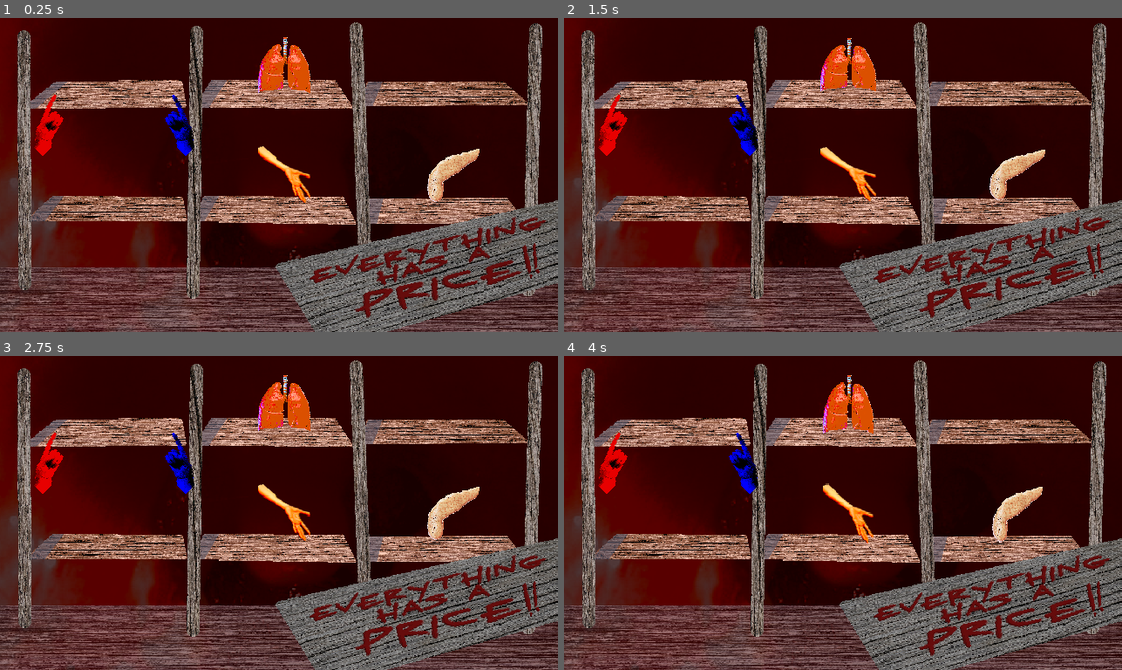
Above: before the commit, frames 1-4 (two rows, left to right).
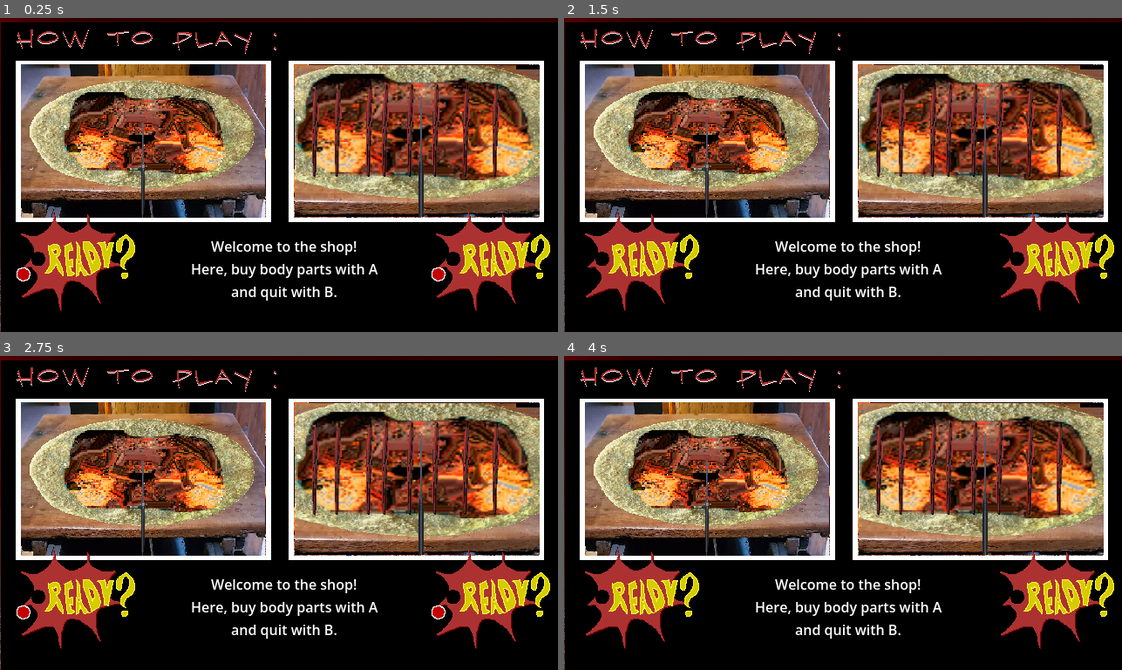
Above: after the commit, the same moments.

Repository: Fullbust505/GameJam2026
Game: Godot game, scene res://scenes/shop.tscn
Two runs of this game, one before a commit and one after it. Both use one fixed random seed, a clock stepped at 60 frames per second and the inputs below. This scene is started directly instead of the project's main scene.
Inputs:
- Up to frame 1 (0.25 s): no input
- Up to frame 2 (1.5 s): no input
- Up to frame 3 (2.75 s): no input
- Up to frame 4 (4 s): no input

The runs differ from the first frame. In frame 1, 95% of the frame differs, in the area x 0-100%, y 1-100%; in frame 2, 95%; in frame 3, 95%; in frame 4, 95%.
Error before the commit: Attempt to call function 'get_as_text' in base 'null instance' on a null instance. (res://scripts/shop.gd:62)

Commit message:
Added tuto for shop

Diff:
--- /dev/null
+++ b/monsieur-monstre-jeux/game_state.json
@@ -0,0 +1,89 @@
+{
+	"last_winner": "0",
+	"players": {
+		"p1": {
+			"bag": [
+				[
+					"arms",
+					300.0
+				],
+				[
+					"teeth",
+					300.0
+				],
+				[
+					"heart",
+					300.0
+				],
+				[
+					"eyes",
+					300.0
+				],
+				[
+					"Pancreas",
+					311.0
+				],
+				[
+					"Teeth",
+					319.0
+				],
+				[
+					"legs",
+					300
+				]
+			],
+			"money": 870.0,
+			"organ_number": 6.0,
+			"organs": {
+				"arms": false,
+				"eyes": false,
+				"heart": false,
+				"legs": false,
+				"lungs": false,
+				"pancreas": true,
+				"teeth": true
+			},
+			"score": 5.0
+		},
+		"p2": {
+			"bag": [
+				[
+					"arms",
+					300.0
+				],
+				[
+					"eyes",
+					300.0
+				],
+				[
+					"heart",
+					300.0
+				],
+				[
+					"lungs",
+					300.0
+				],
+				[
+					"legs",
+					300.0
+				],
+				[
+					"Legs",
+					171.0
+				]
+			],
+			"money": 1329.0,
+			"organ_number": 6.0,
+			"organs": {
+				"arms": false,
+				"eyes": false,
+				"heart": false,
+				"legs": false,
+				"lungs": true,
+				"pancreas": true,
+				"teeth": false
+			},
+			"score": 5.0
+		}
+	}
+}
--- a/monsieur-monstre-jeux/scenes/cam_template.tscn
+++ b/monsieur-monstre-jeux/scenes/cam_template.tscn
@@ -132,31 +132,6 @@
 scale = Vector2(0.01, -1)
 texture = ExtResource("3_rcbem")
 
-[node name="tuto" type="Sprite2D" parent="." unique_id=1217964979]
-z_index = 1
-position = Vector2(321, 185)
-texture = ExtResource("4_ju86i")
-
-[node name="vignette_gauche" type="Sprite2D" parent="tuto" unique_id=1569941191]
-position = Vector2(-157.12498, -43.749996)
-scale = Vector2(0.5238318, 0.51315796)
-texture = ExtResource("5_6e2um")
-
-[node name="vignette_droite" type="Sprite2D" parent="tuto" unique_id=1344785065]
-position = Vector2(157.5, -43.75)
-scale = Vector2(0.9623288, 0.8301435)
-texture = ExtResource("6_7kplc")
-
-[node name="tuto_desc" type="Label" parent="tuto" unique_id=40940124]
-offset_left = -192.0
-offset_top = 65.0
-offset_right = 203.0
-offset_bottom = 114.0
-text = "lorem ipsum dolor sit amet le truc qui
-mais tqt ça va aller,  tout roule ma poule"
-horizontal_alignment = 1
-vertical_alignment = 1
-
 [node name="p1readiness" type="AnimatedSprite2D" parent="." unique_id=2005211767]
 z_index = 2
 position = Vector2(84, 280)
@@ -181,3 +156,28 @@
 layout_mode = 0
 offset_right = 40.0
 offset_bottom = 23.0
+
+[node name="tuto" type="Sprite2D" parent="." unique_id=1639210498]
+z_index = 1
+position = Vector2(321, 185)
+texture = ExtResource("4_ju86i")
+
+[node name="vignette_gauche" type="Sprite2D" parent="tuto" unique_id=1355888777]
+position = Vector2(-157.12498, -43.749996)
+scale = Vector2(0.5238318, 0.51315796)
+texture = ExtResource("5_6e2um")
+
+[node name="vignette_droite" type="Sprite2D" parent="tuto" unique_id=1309190368]
+position = Vector2(157.5, -43.75)
+scale = Vector2(0.9623288, 0.8301435)
+texture = ExtResource("6_7kplc")
+
+[node name="tuto_desc" type="Label" parent="tuto" unique_id=476948204]
+offset_left = -192.0
+offset_top = 65.0
+offset_right = 203.0
+offset_bottom = 114.0
+text = "lorem ipsum dolor sit amet le truc qui
+mais tqt ça va aller,  tout roule ma poule"
+horizontal_alignment = 1
+vertical_alignment = 1
--- /dev/null
+++ b/monsieur-monstre-jeux/scenes/p_1_hand.gd
@@ -0,0 +1,15 @@
+extends Sprite2D
+@export var player_index=0
+@onready var timer = $"../mg_duration"
+signal ready_p1
+
+# Called when the node enters the scene tree for the first time.
+func _ready() -> void:
+	pass # Replace with function body.
+
+
+
+# Called every frame. 'delta' is the elapsed time since the previous frame.
+func _process(delta: float) -> void:
+	if timer.is_stopped() and Input.is_joy_button_pressed(player_index, JOY_BUTTON_A):
+		ready_p1.emit()
--- /dev/null
+++ b/monsieur-monstre-jeux/scenes/p_2_hand.gd
@@ -0,0 +1,14 @@
+extends Sprite2D
+@export var player_index=1
+@onready var timer = $"../mg_duration"
+signal ready_p2
+
+# Called when the node enters the scene tree for the first time.
+func _ready() -> void:
+	pass # Replace with function body.
+
+
+# Called every frame. 'delta' is the elapsed time since the previous frame.
+func _process(delta: float) -> void:
+	if timer.is_stopped() and Input.is_joy_button_pressed(player_index, JOY_BUTTON_A):
+		ready_p2.emit()
--- a/monsieur-monstre-jeux/scenes/shop.tscn
+++ b/monsieur-monstre-jeux/scenes/shop.tscn
@@ -1,16 +1,22 @@
 [gd_scene format=3 uid="uid://bff3msatkfsof"]
 
 [ext_resource type="Texture2D" uid="uid://digwq15ak0dvh" path="res://assets/sprites/shop.png" id="1_lx5au"]
-[ext_resource type="Script" path="res://scripts/shop.gd" id="1_y6sft"]
+[ext_resource type="Script" uid="uid://cyt17tjg3iseq" path="res://scripts/shop.gd" id="1_y6sft"]
 [ext_resource type="Texture2D" uid="uid://dkusi86pbm2s3" path="res://assets/sprites/eye.png" id="2_8r1wq"]
 [ext_resource type="Texture2D" uid="uid://b1g0mxm3nlo10" path="res://assets/sprites/legs.png" id="3_ajxib"]
 [ext_resource type="Texture2D" uid="uid://35ilmj7qiybm" path="res://assets/sprites/pointer.png" id="3_heatd"]
+[ext_resource type="Script" uid="uid://cqaf1ns4p55n8" path="res://scenes/p_1_hand.gd" id="4_j14q8"]
 [ext_resource type="Texture2D" uid="uid://cjsh53wy3xjna" path="res://assets/sprites/arm.png" id="4_y6sft"]
+[ext_resource type="Script" uid="uid://dfoejeeehh0hi" path="res://scenes/p_2_hand.gd" id="5_5u241"]
 [ext_resource type="Texture2D" uid="uid://1b28wb7byurs" path="res://assets/sprites/heart.png" id="5_m4ofw"]
 [ext_resource type="Texture2D" uid="uid://d26n00kr7q32" path="res://assets/sprites/pancreas.png" id="6_heatd"]
 [ext_resource type="Texture2D" uid="uid://c03no7vg6mwlo" path="res://assets/sprites/teeth.png" id="7_ajxib"]
 [ext_resource type="Texture2D" uid="uid://bqv8mt4qnh0bo" path="res://assets/sprites/lungs.png" id="8_heatd"]
 [ext_resource type="AudioStream" uid="uid://bejwsj6j3xvms" path="res://assets/sfx/caching.ogg" id="11_1v8qu"]
+[ext_resource type="Texture2D" uid="uid://bwgqpuucsifff" path="res://assets/sprites/howto.png" id="12_7mqwv"]
+[ext_resource type="Texture2D" uid="uid://bcbwwu7o14y3g" path="res://assets/sprites/tuto_cut_1.png" id="13_gobkm"]
+[ext_resource type="Texture2D" uid="uid://ch8wo5amkpq01" path="res://assets/sprites/tuto_cut_2.png" id="14_j14q8"]
+[ext_resource type="Texture2D" uid="uid://b2b1s0ung34ie" path="res://assets/sprites/ready.png" id="15_gobkm"]
 
 [sub_resource type="CircleShape2D" id="CircleShape2D_1v8qu"]
 radius = 30.016663
@@ -78,6 +84,74 @@
 &"boioioioioing": SubResource("Animation_24it5")
 }
 
+[sub_resource type="AtlasTexture" id="AtlasTexture_ju86i"]
+atlas = ExtResource("15_gobkm")
+region = Rect2(336, 0, 168, 128)
+
+[sub_resource type="AtlasTexture" id="AtlasTexture_pcx2e"]
+atlas = ExtResource("15_gobkm")
+region = Rect2(0, 0, 168, 128)
+
+[sub_resource type="AtlasTexture" id="AtlasTexture_6e2um"]
+atlas = ExtResource("15_gobkm")
+region = Rect2(168, 0, 168, 128)
+
+[sub_resource type="SpriteFrames" id="SpriteFrames_j14q8"]
+animations = [{
+"frames": [{
+"duration": 1.0,
+"texture": SubResource("AtlasTexture_ju86i")
+}],
+"loop": true,
+"name": &"ready",
+"speed": 5.0
+}, {
+"frames": [{
+"duration": 1.0,
+"texture": SubResource("AtlasTexture_pcx2e")
+}, {
+"duration": 1.0,
+"texture": SubResource("AtlasTexture_6e2um")
+}],
+"loop": true,
+"name": &"waiting",
+"speed": 4.0
+}]
+
+[sub_resource type="AtlasTexture" id="AtlasTexture_7kplc"]
+atlas = ExtResource("15_gobkm")
+region = Rect2(336, 0, 168, 128)
+
+[sub_resource type="AtlasTexture" id="AtlasTexture_h8800"]
+atlas = ExtResource("15_gobkm")
+region = Rect2(0, 0, 168, 128)
+
+[sub_resource type="AtlasTexture" id="AtlasTexture_kp0td"]
+atlas = ExtResource("15_gobkm")
+region = Rect2(168, 0, 168, 128)
+
+[sub_resource type="SpriteFrames" id="SpriteFrames_5u241"]
+animations = [{
+"frames": [{
+"duration": 1.0,
+"texture": SubResource("AtlasTexture_7kplc")
+}],
+"loop": true,
+"name": &"ready",
+"speed": 5.0
+}, {
+"frames": [{
+"duration": 1.0,
+"texture": SubResource("AtlasTexture_h8800")
+}, {
+"duration": 1.0,
+"texture": SubResource("AtlasTexture_kp0td")
+}],
+"loop": true,
+"name": &"waiting",
+"speed": 4.0
+}]
+
 [node name="shop" type="Node2D" unique_id=234080259]
 script = ExtResource("1_y6sft")
 
@@ -98,6 +172,7 @@
 position = Vector2(250, 250)
 rotation = -0.7853982
 texture = ExtResource("3_heatd")
+script = ExtResource("4_j14q8")
 
 [node name="p2_hand" type="Sprite2D" parent="." unique_id=851162452]
 modulate = Color(0, 0, 1, 1)
@@ -105,6 +180,7 @@
 rotation = 0.7853982
 texture = ExtResource("3_heatd")
 flip_h = true
+script = ExtResource("5_5u241")
 
 [node name="Articles" type="Node" parent="." unique_id=315831633]
 
@@ -256,4 +332,50 @@
 stream = ExtResource("11_1v8qu")
 bus = &"Sfx"
 
+[node name="tuto_shop" type="Sprite2D" parent="." unique_id=705673117]
+z_index = 1
+position = Vector2(321, 185)
+texture = ExtResource("12_7mqwv")
+
+[node name="vignette_gauche" type="Sprite2D" parent="tuto_shop" unique_id=1150431942]
+position = Vector2(-157.12498, -43.749996)
+scale = Vector2(0.5238318, 0.51315796)
+texture = ExtResource("13_gobkm")
+
+[node name="vignette_droite" type="Sprite2D" parent="tuto_shop" unique_id=72592816]
+position = Vector2(157.5, -43.75)
+scale = Vector2(0.9623288, 0.8301435)
+texture = ExtResource("14_j14q8")
+
+[node name="tuto_desc" type="Label" parent="tuto_shop" unique_id=831002069]
+offset_left = -192.0
+offset_top = 65.0
+offset_right = 203.0
+offset_bottom = 114.0
+text = "lorem ipsum dolor sit amet le truc qui
+mais tqt ça va aller,  tout roule ma poule"
+horizontal_alignment = 1
+vertical_alignment = 1
+
+[node name="p1readiness" type="AnimatedSprite2D" parent="." unique_id=1213343318]
+z_index = 2
+position = Vector2(84, 280)
+sprite_frames = SubResource("SpriteFrames_j14q8")
+animation = &"waiting"
+autoplay = "waiting"
+
+[node name="p2readiness" type="AnimatedSprite2D" parent="." unique_id=2015405498]
+z_index = 2
+position = Vector2(560, 280)
+sprite_frames = SubResource("SpriteFrames_5u241")
+animation = &"waiting"
+autoplay = "waiting"
+
+[node name="mg_duration" type="Timer" parent="." unique_id=923132129]
+wait_time = 30.0
+one_shot = true
+
+[connection signal="ready_p1" from="p1_hand" to="." method="_on_p_1_hand_ready_p_1"]
+[connection signal="ready_p2" from="p2_hand" to="." method="_on_p_2_hand_ready_p_2"]
 [connection signal="timeout" from="end_timer" to="." method="_on_end_timer_timeout"]
+[connection signal="timeout" from="mg_duration" to="." method="_on_mg_duration_timeout"]
--- a/monsieur-monstre-jeux/scripts/shop.gd
+++ b/monsieur-monstre-jeux/scripts/shop.gd
@@ -11,10 +11,18 @@
 @onready var p1_y_timer = $p1_y_timer
 @onready var p2_x_timer = $p2_x_timer
 @onready var p2_y_timer = $p2_y_timer
+@onready var p1_readiness = $"p1readiness"
+@onready var p2_readiness = $"p2readiness"
+@onready var tuto_label = $tuto_shop/tuto_desc
+@onready var timer = $mg_duration
 
 var p1_hand_index : int = 0
 var p2_hand_index : int = 0
 
+var timeouts = 0
+var p1_ready = false
+var p2_ready = false
+var allready = false
 var p1_done = false
 var p2_done = false
 
@@ -22,29 +30,37 @@
 
 func _ready() -> void:
 	open_json(json_path)
+	p1_readiness.animation = "waiting"
+	p2_readiness.animation = "waiting"
+	tuto_label.text = "Welcome to the shop!\nHere, buy body parts with A\nand quit with B."
+	timer.wait_time = 1.5
 	choose_random_articles()
 
 func _physics_process(delta: float) -> void:
-	if not p1_done:
-		p1_hand_index = p1_movement(p1_hand_index)
-		if Input.is_joy_button_pressed(0, JOY_BUTTON_A) and Input.is_action_just_pressed("game_main_button"):
-			buy_item(0, p1_hand_index)
-
-	if not p2_done:
-		p2_hand_index = p2_movement(p2_hand_index)
-		if Input.is_joy_button_pressed(1, JOY_BUTTON_A) and Input.is_action_just_pressed("game_main_button"):
-			buy_item(1, p2_hand_index)
-
-	if Input.is_joy_button_pressed(0, JOY_BUTTON_B) and Input.is_action_just_pressed("game_sub_button"):
-		p1_done = true
-		p1_hand.modulate = Color(0.2,0,0)
-
-	if Input.is_joy_button_pressed(1, JOY_BUTTON_B) and Input.is_action_just_pressed("game_sub_button"):
-		p2_done = true
-		p2_hand.modulate = Color(0,0,0.2)
-
-	if p1_done and p2_done and end_times.is_stopped():
-		end_shop()
+	if allready :
+		if not p1_done:
+			p1_hand_index = p1_movement(p1_hand_index)
+			if Input.is_joy_button_pressed(0, JOY_BUTTON_A) and Input.is_action_just_pressed("game_main_button"):
+				buy_item(0, p1_hand_index)
+
+		if not p2_done:
+			p2_hand_index = p2_movement(p2_hand_index)
+			if Input.is_joy_button_pressed(1, JOY_BUTTON_A) and Input.is_action_just_pressed("game_main_button"):
+				buy_item(1, p2_hand_index)
+
+		if Input.is_joy_button_pressed(0, JOY_BUTTON_B) and Input.is_action_just_pressed("game_sub_button"):
+			p1_done = true
+			p1_hand.modulate = Color(0.2,0,0)
+
+		if Input.is_joy_button_pressed(1, JOY_BUTTON_B) and Input.is_action_just_pressed("game_sub_button"):
+			p2_done = true
+			p2_hand.modulate = Color(0,0,0.2)
+
+		if p1_done and p2_done and end_times.is_stopped():
+			end_shop()
+	elif p1_ready and p2_ready and timer.is_stopped() :
+		timer.start()
+		print("OK")
 
 func buy_item(player_index, hand_index):
 	for i in range(articles.size()):
@@ -198,3 +214,20 @@
 
 func _on_end_timer_timeout() -> void:
 	get_tree().change_scene_to_file("res://scenes/cam_template.tscn")
+
+
+
+func _on_mg_duration_timeout() -> void:
+	$tuto_shop.visible=false
+	p1_readiness.visible = false
+	p2_readiness.visible = false
+	allready = true
+
+
+func _on_p_2_hand_ready_p_2() -> void:
+	p2_ready = true
+	p2_readiness.animation = "ready"
+
+func _on_p_1_hand_ready_p_1() -> void:
+	p1_ready = true
+	p1_readiness.animation = "ready"
Not shown, changed: monsieur-monstre-jeux/assets/credits.txt
Not shown, added: monsieur-monstre-jeux/scenes/p_1_hand.gd.uid
Not shown, added: monsieur-monstre-jeux/scenes/p_2_hand.gd.uid
